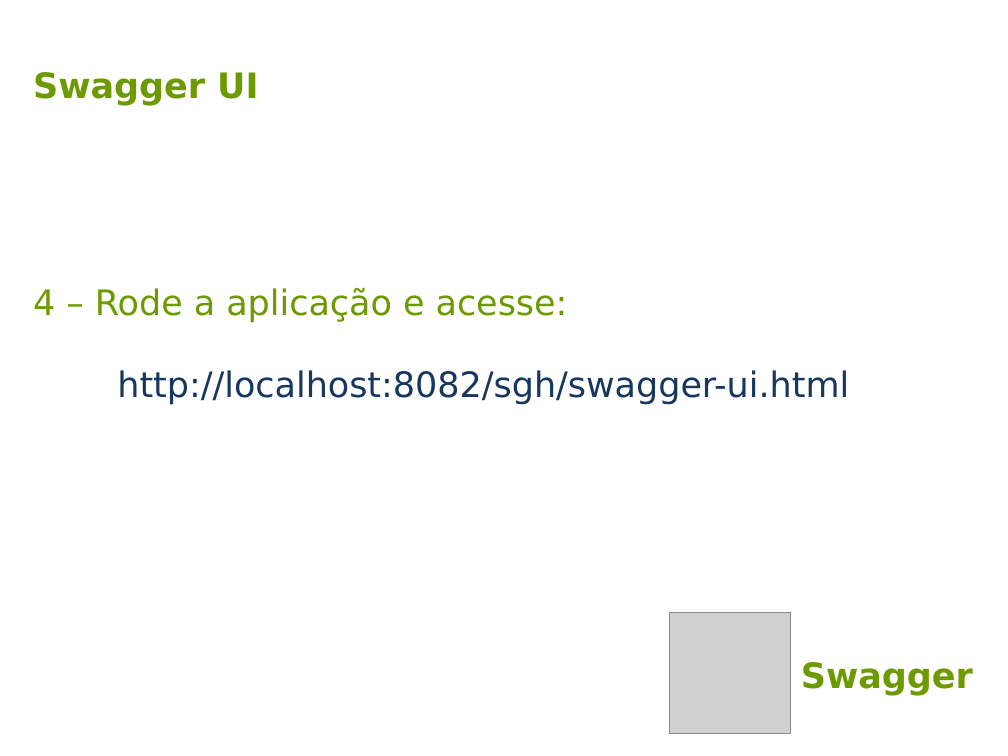
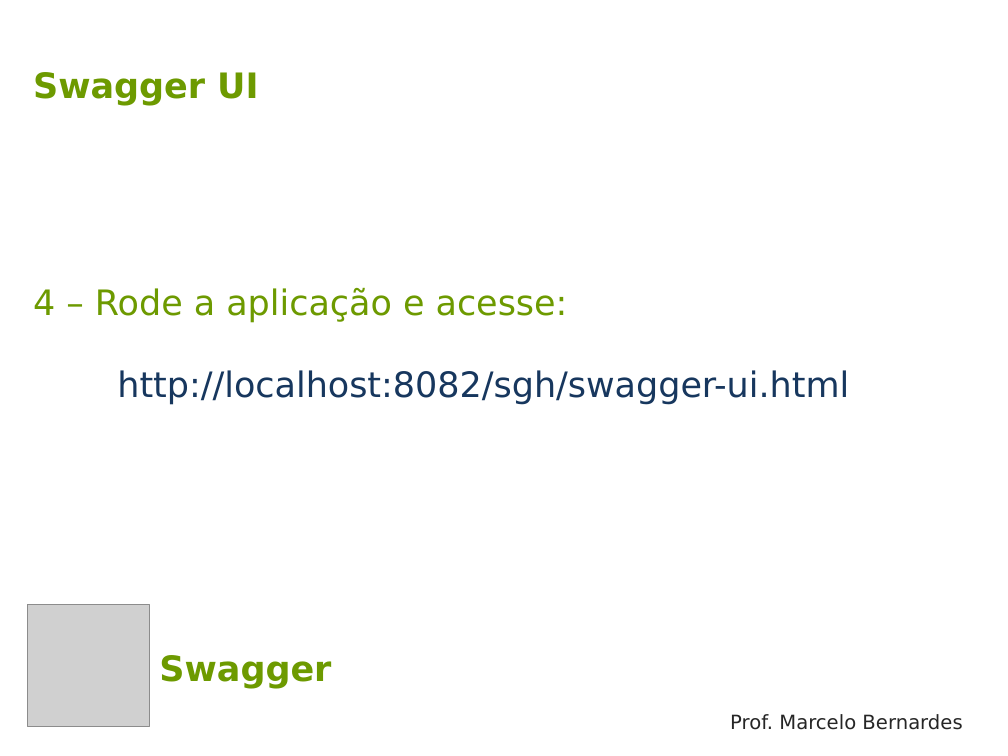
Before and after one commit to mbernardesp/lab-dev-software-sgh, a slide deck: slide 11 of slides/swagger.pptx. Drawn at 1008x756 pixels with LibreOffice and Linux fonts; fonts in the diff are those of the drawing; grey boxes stand for pictures. Boxes give left, top, right and bottom in pixels: in the first picture for what was removed or moved away, otherwise in the second. Text is boxed around its words. In the diff, an @@ line names an element or a change of style, - is before the commit and + after.

```diff
--- a/slides/swagger.pptx
+++ b/slides/swagger.pptx
@@ picture: place and size @@
-picture at [669, 613, 791, 735]
+picture at [28, 605, 150, 727]
@@ text "Swagger": place and size @@
-text "Swagger" at [801, 662, 973, 696]
+text "Swagger" at [159, 655, 331, 689]
@@ text added at [730, 714, 962, 730], 14 pt, text #262626 @@
+Prof. Marcelo Bernardes
```
Also in this commit, not shown: 5 other slides changed, 5 slides added, 5 slides removed, 31 other files.
